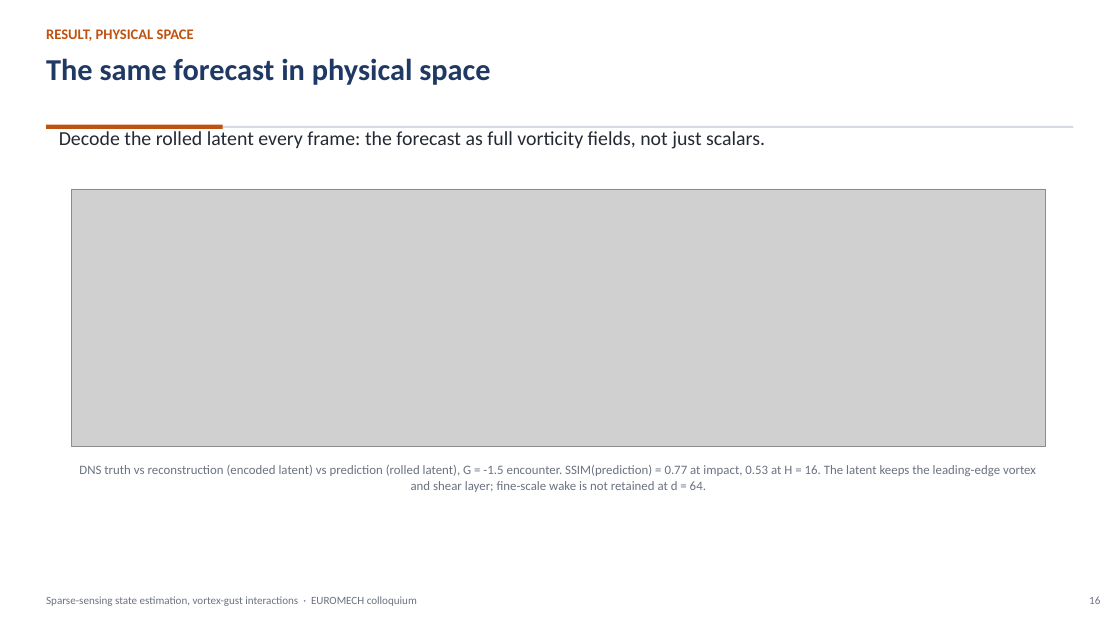
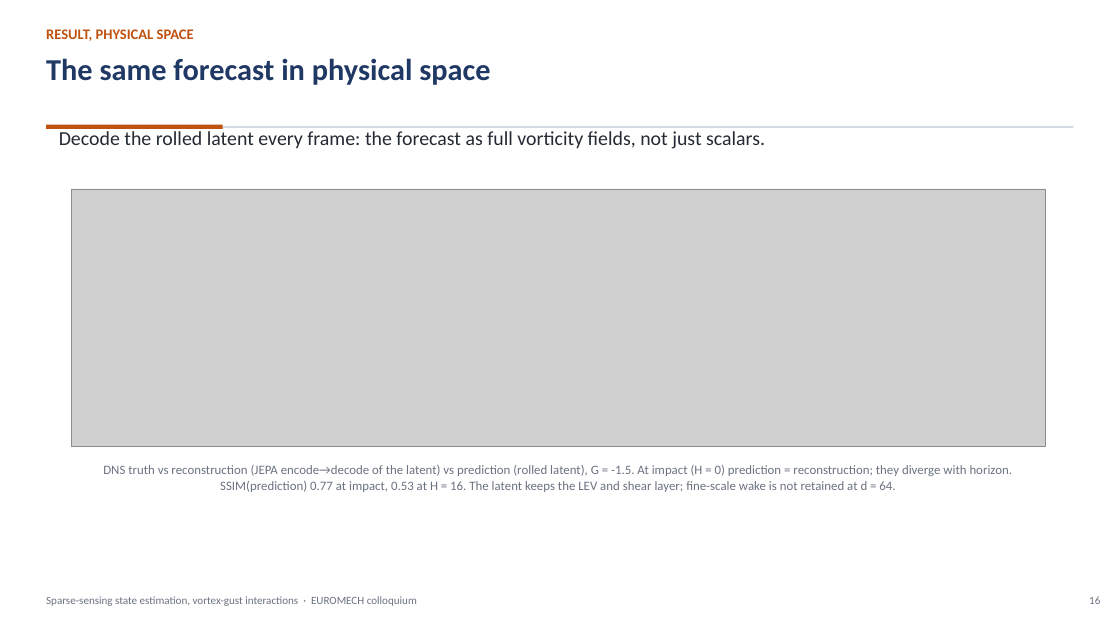
Before and after one commit to sanmi90/GUST-JEPA, a slide deck: slide 16 of paper/talk/euromech_gust_jepa.pptx. Drawn at 1120x630 pixels with LibreOffice and Linux fonts; fonts in the diff are those of the drawing; grey boxes stand for pictures. Boxes give left, top, right and bottom in pixels: in the first picture for what was removed or moved away, otherwise in the second. Text is boxed around its words. In the diff, an @@ line names an element or a change of style, - is before the commit and + after.

```diff
--- a/paper/talk/euromech_gust_jepa.pptx
+++ b/paper/talk/euromech_gust_jepa.pptx
@@ text at [103,465,1013,492]: text changed @@
-DNS truth vs reconstruction (encoded latent) vs prediction (rolled latent), G = -1.5 encounter. SSIM(prediction) = 0.77 at impact, 0.53 at H = 16. The latent keeps the leading-edge vortex and shear layer; fine-scale wake is not retained at d = 64.
+DNS truth vs reconstruction (JEPA encode→decode of the latent) vs prediction (rolled latent), G = -1.5. At impact (H = 0) prediction = reconstruction; they diverge with horizon. SSIM(prediction) 0.77 at impact, 0.53 at H = 16. The latent keeps the LEV and shear layer; fine-scale wake is not retained at d = 64.
```
Also in this commit, not shown: 17 other slides changed, 1 slide added, 1 slide removed, 7 other files.
